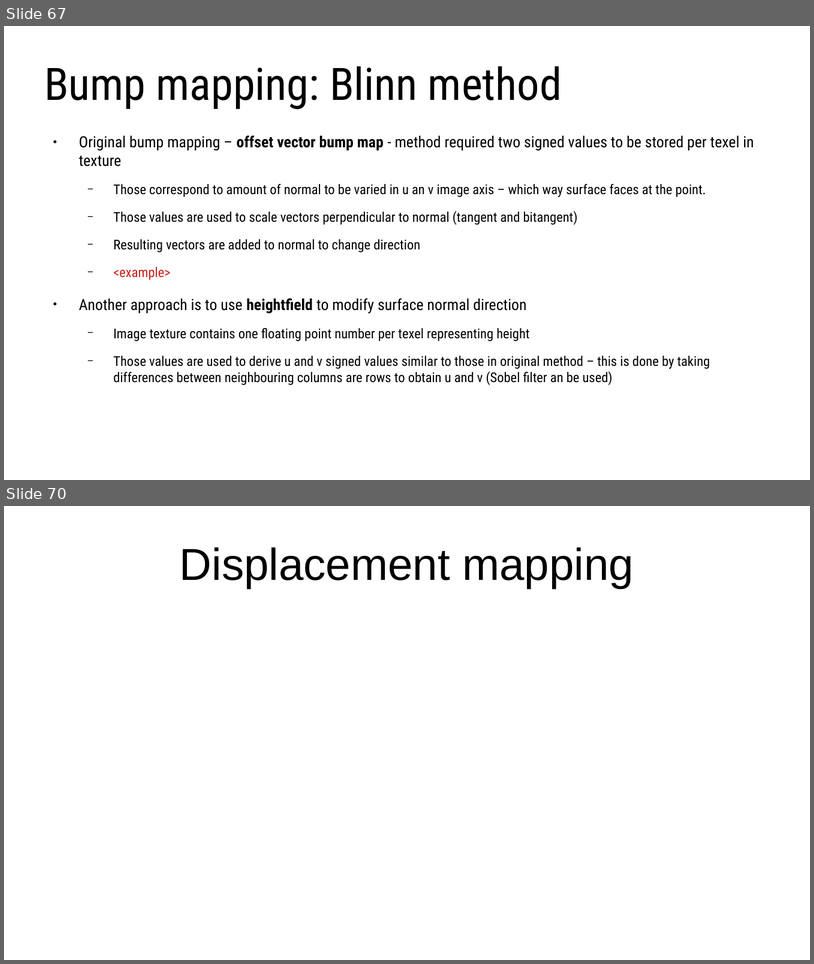
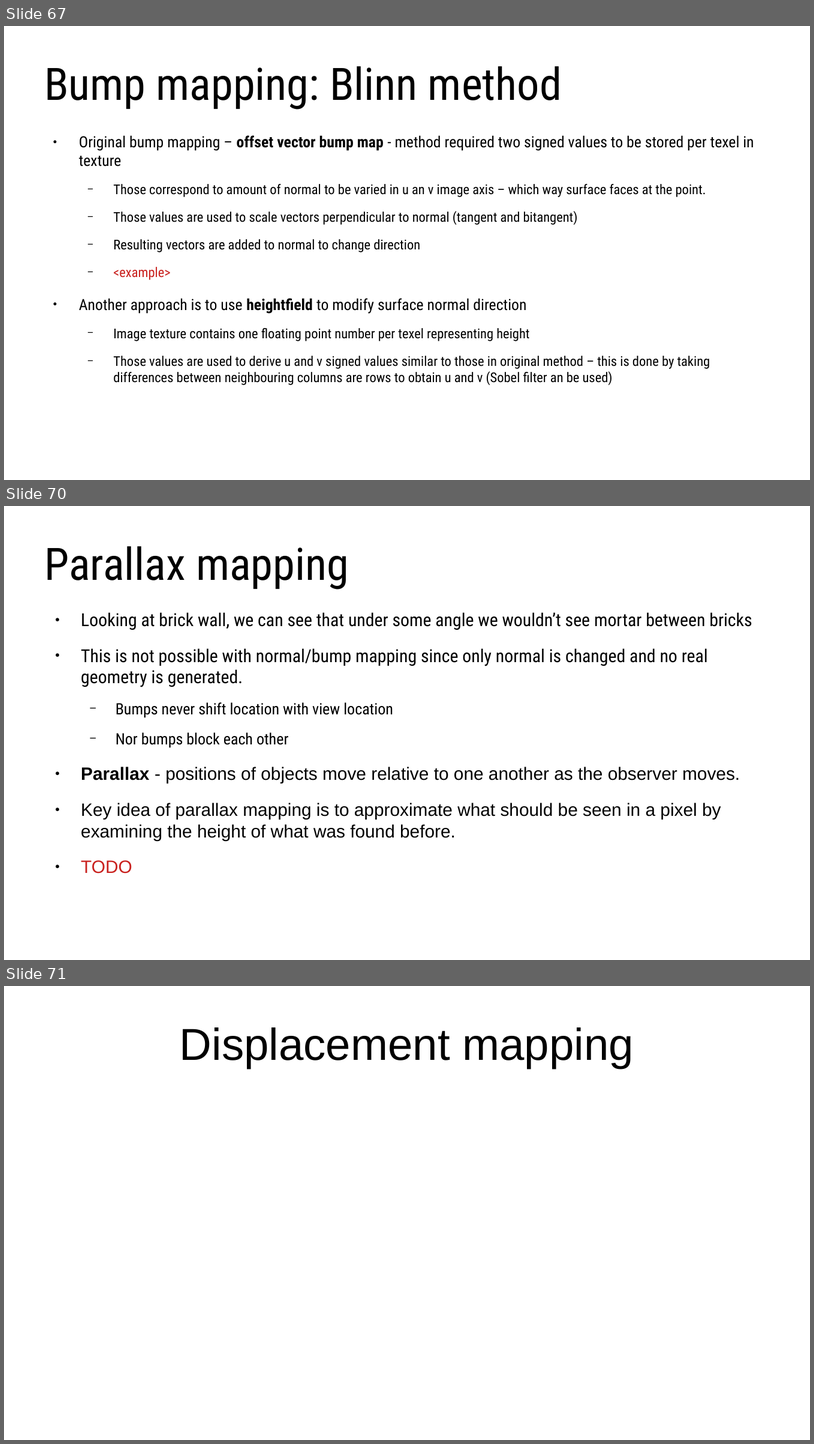
Before and after one commit to lorentzo/IntroductionToComputerGraphics, a slide deck: lectures/3_foundations_3d_scene/3_2_2_3D_models_material.odp. Shown one above the other, each under a label of ours: slides 67 and 70 before the commit, slides 67, 70 and 71 after it; the slides between them are not shown. The pictures are 814x964 and 814x1444 pixels, drawn with LibreOffice and Linux fonts; fonts in the diff are those of the drawing. Boxes give left, top, right and bottom in pixels: in the first picture for what was removed or moved away, otherwise in the second. Text is boxed around its words. In the diff, an @@ line names an element or a change of style, - is before the commit and + after.

```diff
--- a/lectures/3_foundations_3d_scene/3_2_2_3D_models_material.odp
+++ b/lectures/3_foundations_3d_scene/3_2_2_3D_models_material.odp
@@ slide 70 added at <box>4,506,810,960</box>, background #FFFFFF @@
@@ title added at <box>44,546,349,589</box>, 44 pt, text #000000 @@
+Parallax mapping
@@ text added at <box>81,612,752,873</box>, 17.6 pt, text #000000 @@
+● Looking at brick wall, we can see that under some angle we wouldn’t see mortar between bricks
+● This is not possible with normal/bump mapping since only normal is changed and no real geometry is generated.
+  − Bumps never shift location with view location
+  − Nor bumps block each other
+● Parallax - positions of objects move relative to one another as the observer moves.
+● Key idea of parallax mapping is to approximate what should be seen in a pixel by examining the height of what was found before.
+● TODO
@@ what was slide 70 is now slide 71 @@
```
Also in this commit, not shown: 1 slide changed, 2 other slides added, 2 slides removed, 3 other files.
